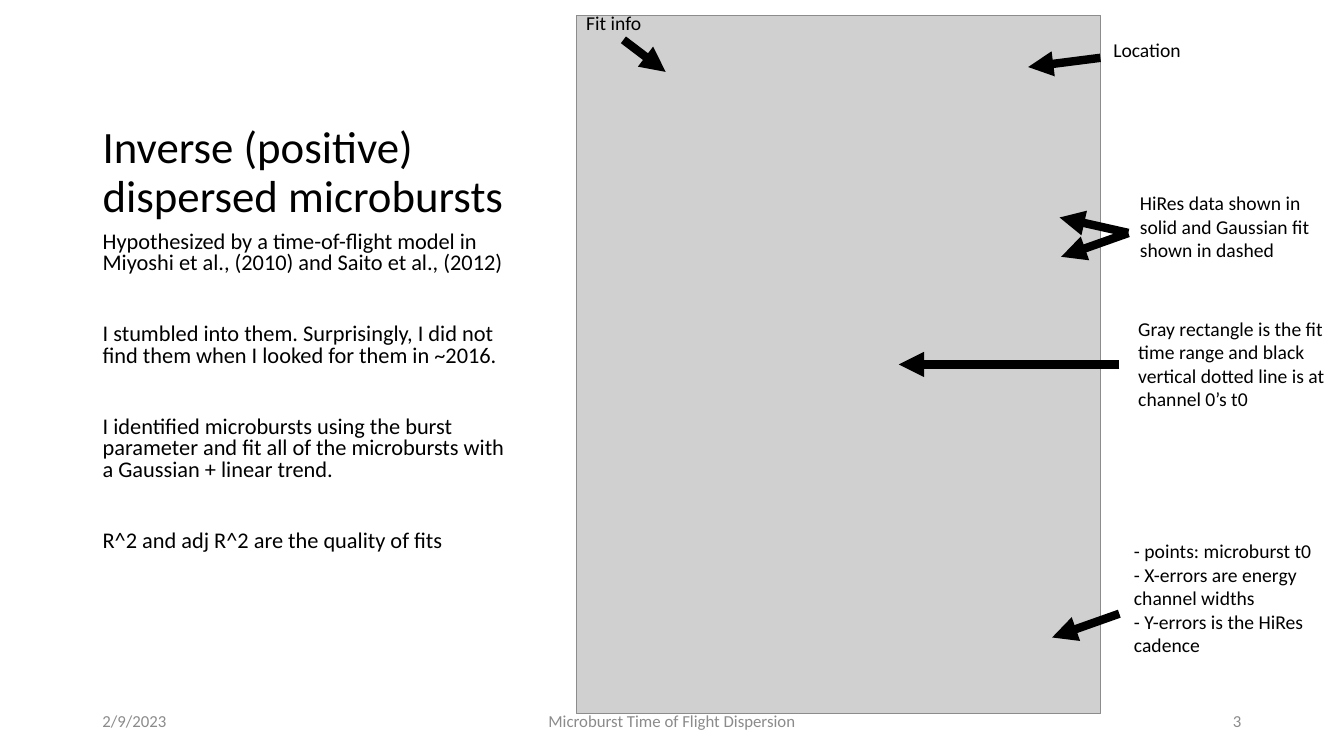
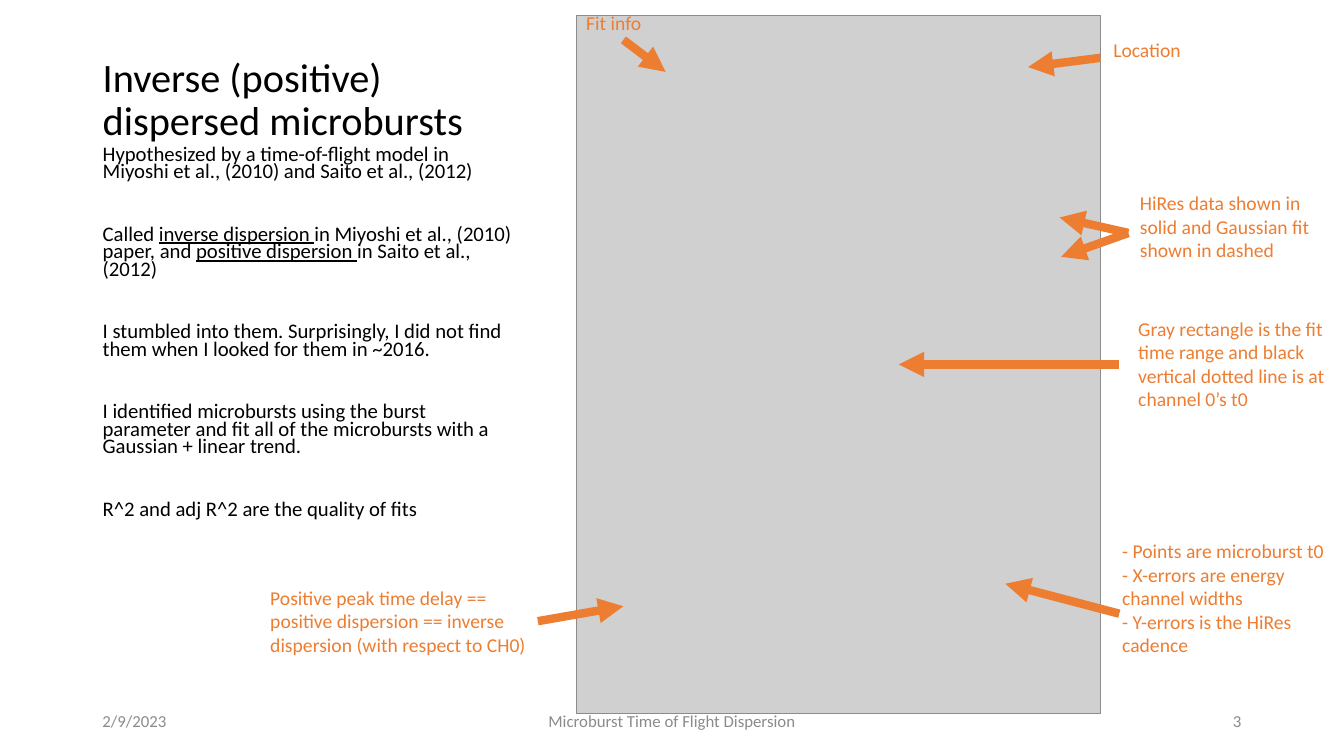
Before and after one commit to mshumko/fbrbsp, a slide deck: slide 3 of presentations/20230209_firebird_microburst_dispersion.pptx. Drawn at 1344x756 pixels with LibreOffice and Linux fonts; fonts in the diff are those of the drawing; grey boxes stand for pictures. Boxes give left, top, right and bottom in pixels: in the first picture for what was removed or moved away, otherwise in the second. Text is boxed around its words. In the diff, an @@ line names an element or a change of style, - is before the commit and + after.

```diff
--- a/presentations/20230209_firebird_microburst_dispersion.pptx
+++ b/presentations/20230209_firebird_microburst_dispersion.pptx
@@ title "Inverse (positive) dispersed microbursts" at (x1=103, y1=62, x2=462, y2=142): size 32 to 28.8 pt @@
@@ arrow (624, 40) - (665, 72): stroke #000000 6 pt to #ED7D31 6 pt @@
@@ arrow (1101, 57) - (1028, 68): stroke #000000 6 pt to #ED7D31 6 pt @@
@@ text "Hypothesized by a time-of-flight model ..." moved from (x1=103, y1=233, x2=504, y2=552) to (x1=103, y1=146, x2=511, y2=520) @@
@@ text at (x1=103, y1=146, x2=502, y2=520): size 16 to 14.8 pt in "Hypothesized by a time-of-flight model in Miyoshi ...", "I stumbled into them. Surprisingly, I did ...", "I identified microbursts using the burst parameter ...", "R^2 and adj R^2 are the quality ..."; line spacing 0.8 to 0.7 @@
@@ text colour #000000 to #ED7D31 in 4 elements at (x1=586, y1=14, x2=642, y2=30), (x1=1138, y1=322, x2=1324, y2=406), (x1=1113, y1=43, x2=1181, y2=57), (x1=1140, y1=196, x2=1309, y2=257) @@
@@ text at (x1=103, y1=226, x2=511, y2=279): paragraph added @@
+Called inverse dispersion in Miyoshi et al., (2010) paper, and positive dispersion in Saito et al., (2012)
@@ arrow (1128, 233) - (1060, 218): stroke #000000 6 pt to #ED7D31 6 pt @@
@@ arrow (1128, 233) - (1062, 257): stroke #000000 6 pt to #ED7D31 6 pt @@
@@ arrow (1119, 365) - (899, 365): stroke #000000 6 pt to #ED7D31 6 pt @@
@@ text "- Points are microburst t0" moved from (x1=1134, y1=544, x2=1311, y2=652) to (x1=1122, y1=544, x2=1323, y2=652) @@
@@ text at (x1=1122, y1=569, x2=1291, y2=652): text colour #000000 to #ED7D31 in "- X-errors are energy channel widths", "- Y-errors is the HiRes cadence" @@
@@ text at (x1=1133, y1=544, x2=1323, y2=558): text changed; text colour #000000 to #ED7D31 @@
-- points: microburst t0
+- Points are microburst t0
@@ text added at (x1=270, y1=591, x2=526, y2=655), 14 pt, text #ED7D31 @@
+Positive peak time delay == positive dispersion == inverse dispersion (with respect to CH0)
@@ arrow moved from (1119, 614) - (1053, 637) to (1119, 614) - (1005, 584) @@
@@ arrow (1119, 614) - (1005, 584): stroke #000000 6 pt to #ED7D31 6 pt @@
@@ arrow added from (538, 621) to (623, 606), #ED7D31 6 pt @@
```
Also in this commit, not shown: 2 other slides changed, 3 other files.
